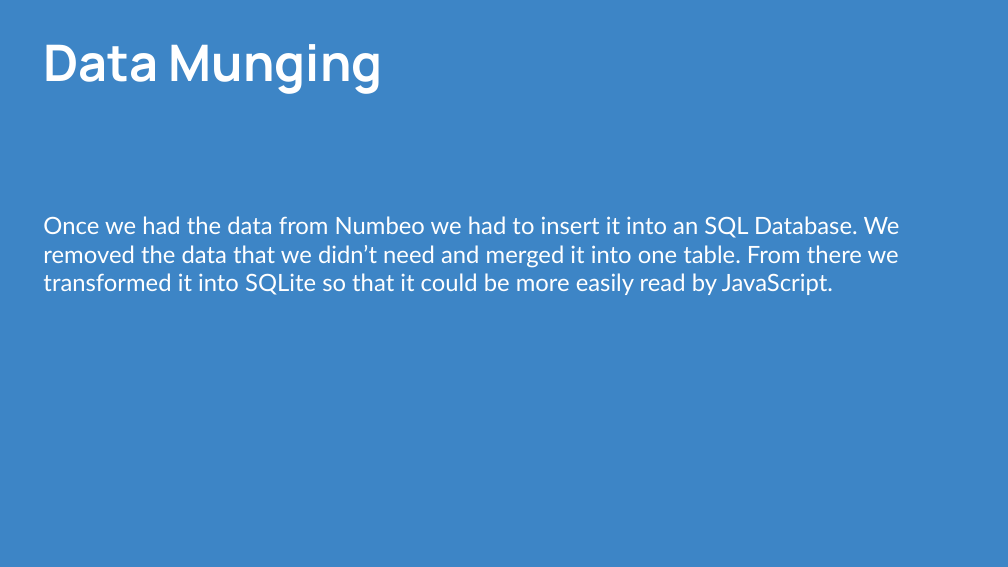
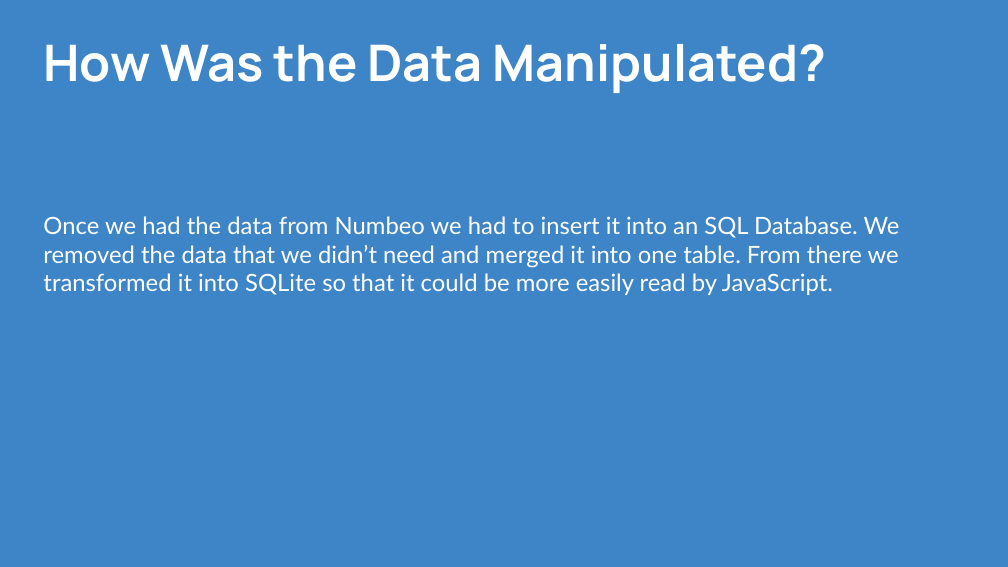
Before and after one commit to CPrince20/Homies, a slide deck: slide 9 of Homies City Collection.pptx. Drawn at 1008x567 pixels with LibreOffice and Linux fonts; fonts in the diff are those of the drawing. Boxes give left, top, right and bottom in pixels: in the first picture for what was removed or moved away, otherwise in the second. Text is boxed around its words. In the diff, an @@ line names an element or a change of style, - is before the commit and + after.

Commit message:
PPT slides updated

```diff
--- a/Homies City Collection.pptx
+++ b/Homies City Collection.pptx
@@ title at [44,44,826,93]: text changed @@
-Data Munging
+How Was the Data Manipulated?
```
